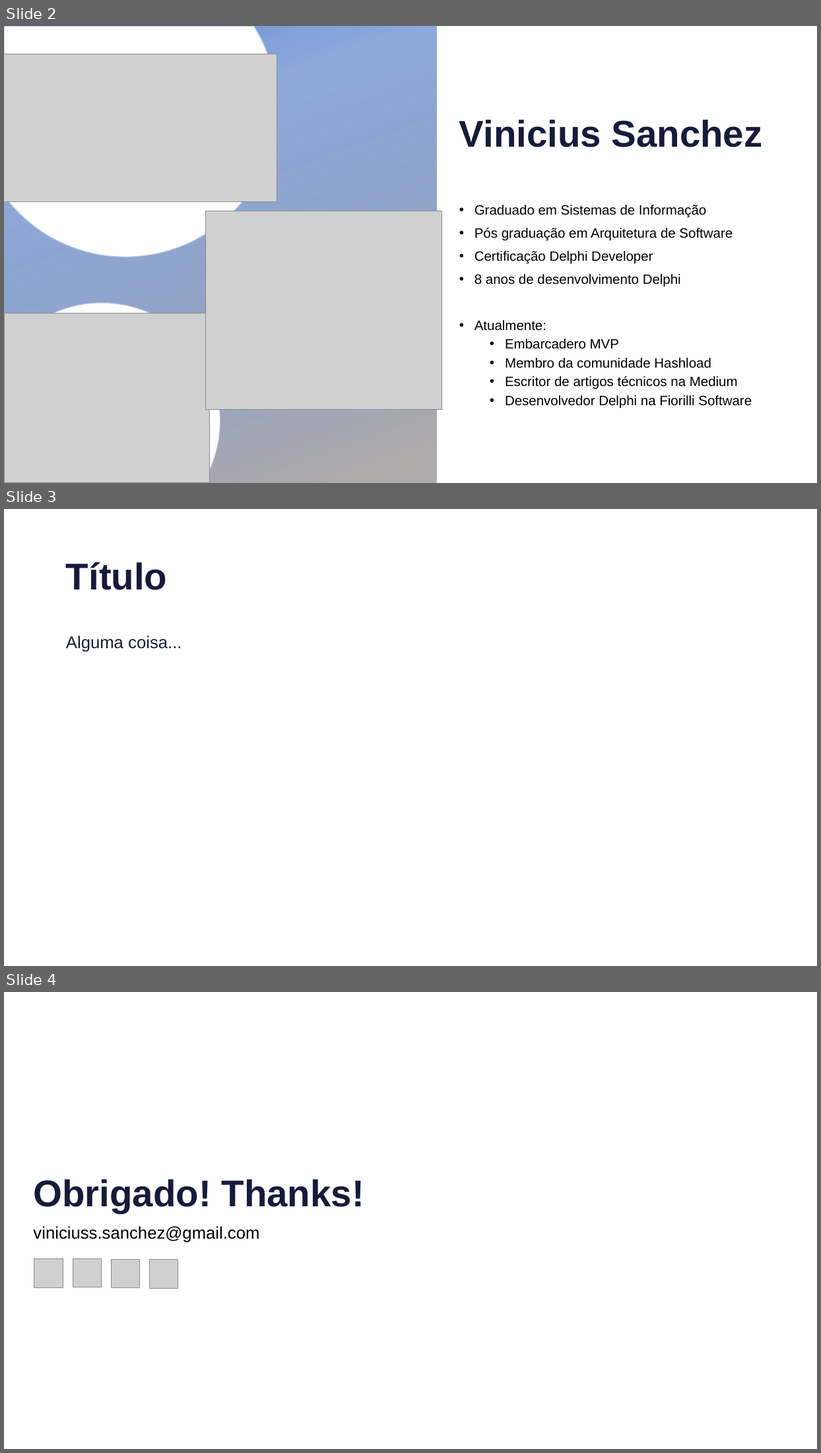
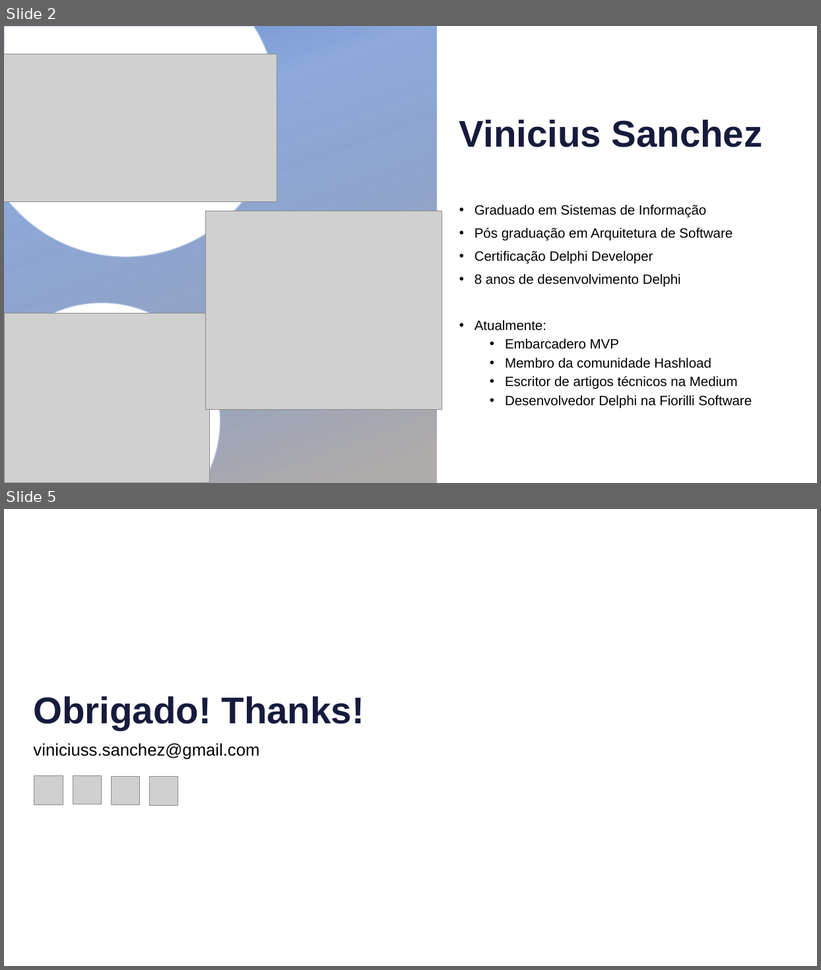
Before and after one commit to viniciussanchez/intensive-delphi, a slide deck: 2021/horse-swagger/Apresentação.pptx. Shown one above the other, each under a label of ours: slides 2, 3 and 4 before the commit, slides 2 and 5 after it; the slides between them are not shown. The pictures are 821x1453 and 821x970 pixels, drawn with LibreOffice and Linux fonts; fonts in the diff are those of the drawing; grey boxes stand for pictures; background and template pictures are left out. Boxes give left, top, right and bottom in pixels: in the first picture for what was removed or moved away, otherwise in the second. Text is boxed around its words. In the diff, an @@ line names an element or a change of style, - is before the commit and + after.

```diff
--- a/2021/horse-swagger/Apresentação.pptx
+++ b/2021/horse-swagger/Apresentação.pptx
@@ slide 3 removed at [4, 509, 817, 966], background #FFFFFF @@
@@ title removed at [66, 562, 167, 590] @@
-Título
@@ text removed at [66, 636, 182, 652] @@
-Alguma coisa...
@@ what was slide 4 is now slide 5 @@
```
Also in this commit, not shown: 2 slides added, 55 other files.
